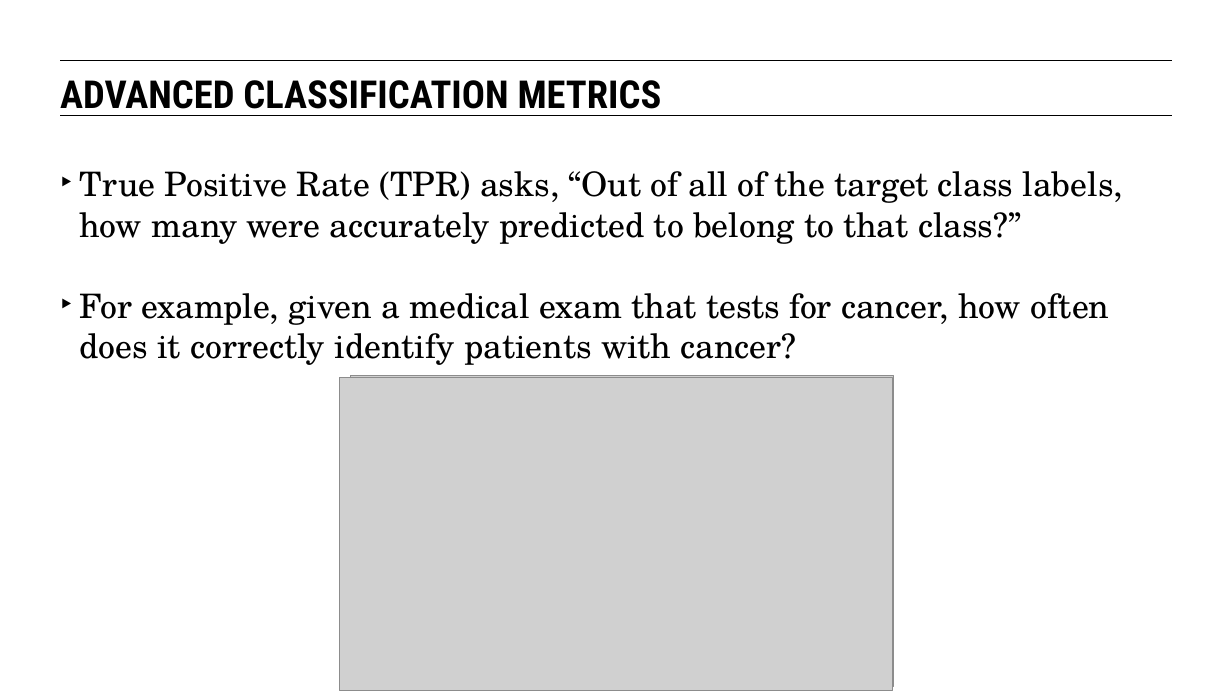
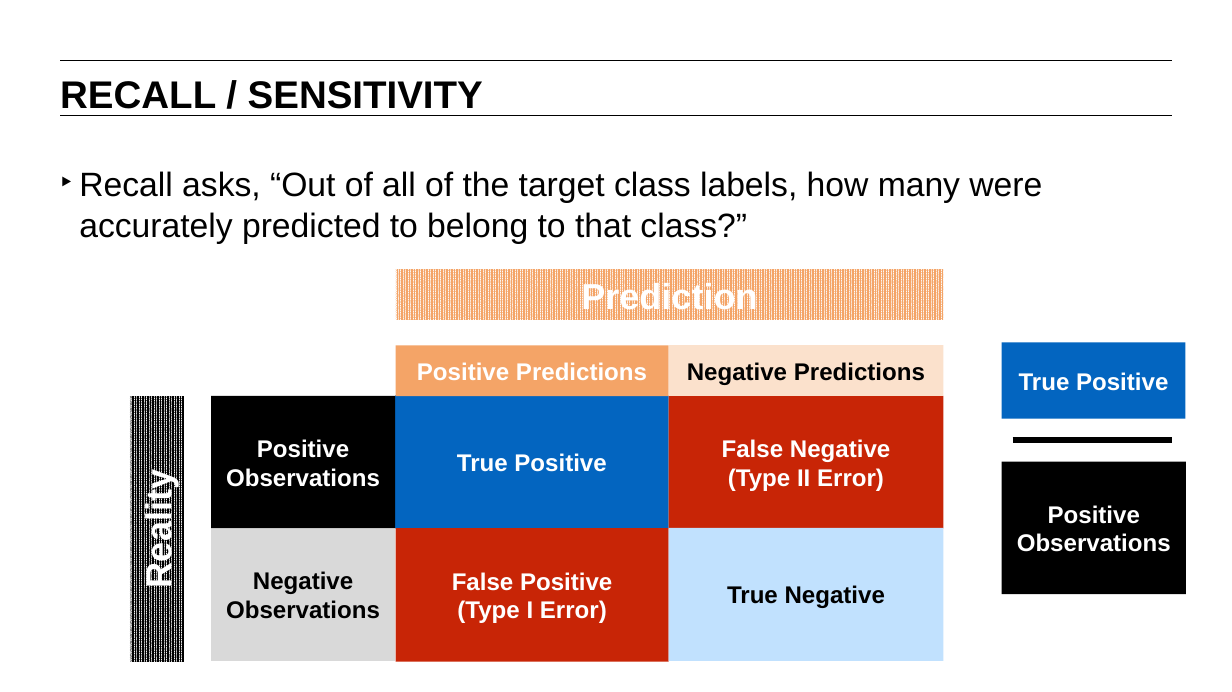
Before and after one commit to JamiesHQ/GA-MyDSRepo, a slide deck: slide 32 of lesson-9/09-intro-to-logistic-regression.pptx (slide 39 before the commit). Drawn at 1232x692 pixels with LibreOffice and Linux fonts; fonts in the diff are those of the drawing; grey boxes stand for pictures. Boxes give left, top, right and bottom in pixels: in the first picture for what was removed or moved away, otherwise in the second. Text is boxed around its words. In the diff, an @@ line names an element or a change of style, - is before the commit and + after.

```diff
--- a/lesson-9/09-intro-to-logistic-regression.pptx
+++ b/lesson-9/09-intro-to-logistic-regression.pptx
@@ text at (x1=60, y1=81, x2=483, y2=109): text changed; font Roboto Condensed to Arial @@
-ADVANCED CLASSIFICATION METRICS
+RECALL / SENSITIVITY
@@ text at (x1=79, y1=171, x2=1042, y2=244): text changed; font TeX Gyre Schola to Arial @@
-‣ True Positive Rate (TPR) asks, “Out of all of the target class labels, how many were accurately predicted to belong to that class?”
-‣ For example, given a medical exam that tests for cancer, how often does it correctly identify patients with cancer?
+‣ Recall asks, “Out of all of the target class labels, how many were accurately predicted to belong to that class?”
@@ rectangle added at (x1=396, y1=269, x2=943, y2=321), fill pattern #F4A467 on #FFFFFF, 30 pt, text #FFFFFF, bold @@
+Prediction
@@ rectangle added at (x1=396, y1=346, x2=669, y2=397), fill #F4A467, 20 pt, text #FFFFFF, bold @@
+Positive Predictions
@@ rectangle added at (x1=669, y1=345, x2=943, y2=396), fill #FBE1CC, 20 pt, text #000000, bold @@
+Negative Predictions
@@ rectangle added at (x1=1002, y1=342, x2=1185, y2=418), fill #0365C0, 20 pt, text #FFFFFF, bold @@
+True Positive
@@ picture removed at (x1=340, y1=377, x2=893, y2=690) @@
@@ picture removed at (x1=351, y1=375, x2=893, y2=686) @@
@@ rectangle added at (x1=130, y1=396, x2=184, y2=661), fill pattern #000000 on #FFFFFF, 30 pt, text #FFFFFF, bold @@
+Reality
@@ rectangle added at (x1=211, y1=396, x2=396, y2=528), fill #000000, 20 pt, text #FFFFFF, bold @@
+Positive Observations
@@ rectangle added at (x1=395, y1=395, x2=669, y2=528), fill #0365C0, 20 pt, text #FFFFFF, bold @@
+True Positive
@@ rectangle added at (x1=669, y1=396, x2=943, y2=528), fill #C82506, 20 pt, text #FFFFFF, bold @@
+False Negative
+(Type II Error)
@@ line added from (1013, 440) to (1172, 440), #000000 5 pt @@
@@ rectangle added at (x1=1002, y1=462, x2=1186, y2=594), fill #000000, 20 pt, text #FFFFFF, bold @@
+Positive Observations
@@ rectangle added at (x1=211, y1=528, x2=396, y2=661), fill #D9D9D9, 20 pt, text #000000, bold @@
+Negative Observations
@@ rectangle added at (x1=396, y1=528, x2=669, y2=661), fill #C82506, 20 pt, text #FFFFFF, bold @@
+False Positive
+(Type I Error)
@@ rectangle added at (x1=669, y1=528, x2=943, y2=661), fill #C1E1FE, 20 pt, text #000000, bold @@
+True Negative
```
Also in this commit, not shown: 46 other slides changed, 8 slides added, 21 slides removed, 39 other files.
